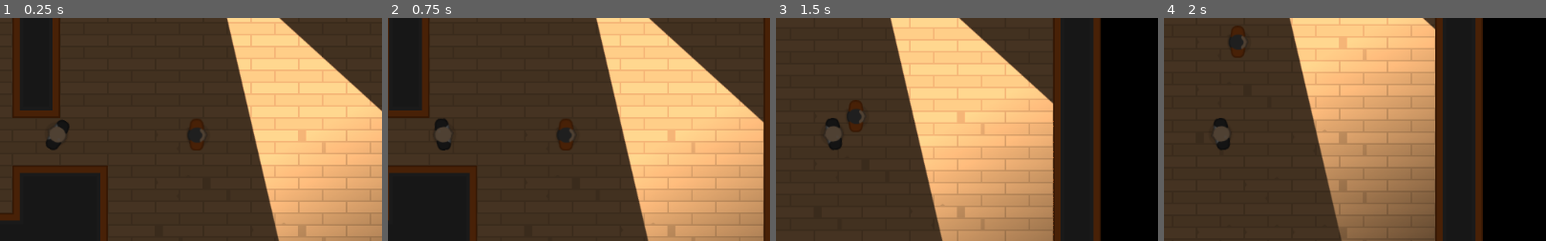
Above: before the commit, frames 1-4 (left to right).
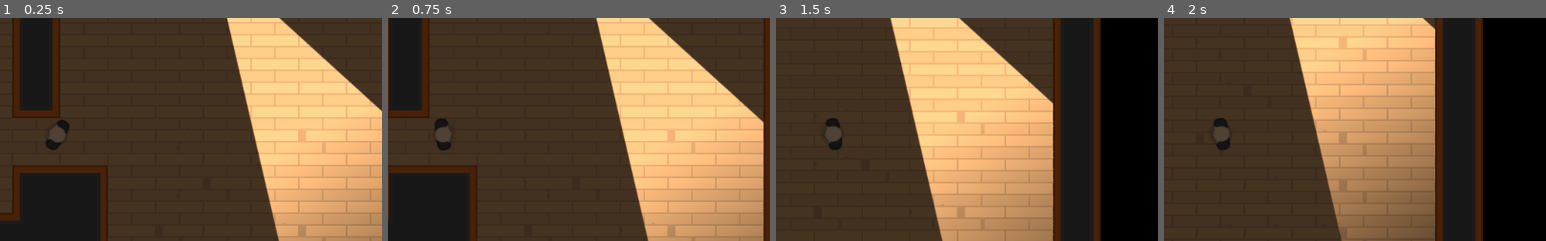
Above: after the commit, the same moments.

Repository: alexandrepeluchi/godot-udemy
Game: Godot game, scene res://Levels/TemplateLevel.tscn
Same seed, same stepped clock (60 frames per second), same inputs: the game is played once before the commit and once after it.
Inputs (mouse positions are % of the whole screen's width and height, from its top left):
- Up to frame 1 (0.25 s): no input
- Up to frame 2 (0.75 s): tap Enter at 0.5 s; move the mouse to (72, 45) at 0.52 s; hold D (move_right) from 0.53 s (still down); hold Space (torch_toggle) from 0.53 s (still down)
- Up to frame 3 (1.5 s): move the mouse to (30, 55) at 1.27 s; release D (move_right) at 1.28 s; release Space (torch_toggle) at 1.28 s; hold S (move_down) from 1.28 s (still down); tap Space (torch_toggle) at 1.35 s
- Up to frame 4 (2 s): keep holding S (move_down)
The pictures show only the part of the screen within x 43-93%, y 24-74%; the shares and areas given below are measured in that part.

The runs differ from the first frame. In frame 1, 0.4% of the frame differs, in the area x 49-54%, y 45-60%; in frame 2, 0.4%; in frame 3, 0.4%, in the area x 18-23%, y 36-51%; in frame 4, 0.4%.
Error in both runs: Invalid get index 'enabled' (on base: 'null instance'). (res://Characters/Player.gd:27)

Commit message:
Removendo personagem de template do level de template

Diff:
--- a/Heist Meisters/Levels/TemplateLevel.tscn
+++ b/Heist Meisters/Levels/TemplateLevel.tscn
@@ -1,8 +1,7 @@
-[gd_scene load_steps=5 format=2]
+[gd_scene load_steps=4 format=2]
 
 [ext_resource path="res://Tiles/Tiles.tres" type="TileSet" id=1]
 [ext_resource path="res://Characters/Player.tscn" type="PackedScene" id=2]
-[ext_resource path="res://Characters/TemplateCharacter.tscn" type="PackedScene" id=3]
 [ext_resource path="res://NPCs/Camera.tscn" type="PackedScene" id=4]
 
 [node name="TemplateLevel" type="Node2D"]
@@ -21,9 +20,6 @@
 [node name="CanvasModulate" type="CanvasModulate" parent="."]
 color = Color( 0.313726, 0.313726, 0.313726, 1 )
 
-[node name="TemplateCharacter" parent="." instance=ExtResource( 3 )]
-position = Vector2( 377.142, 87.0328 )
-
 [node name="Cameras" type="Node" parent="."]
 
 [node name="Camera" parent="Cameras" instance=ExtResource( 4 )]
